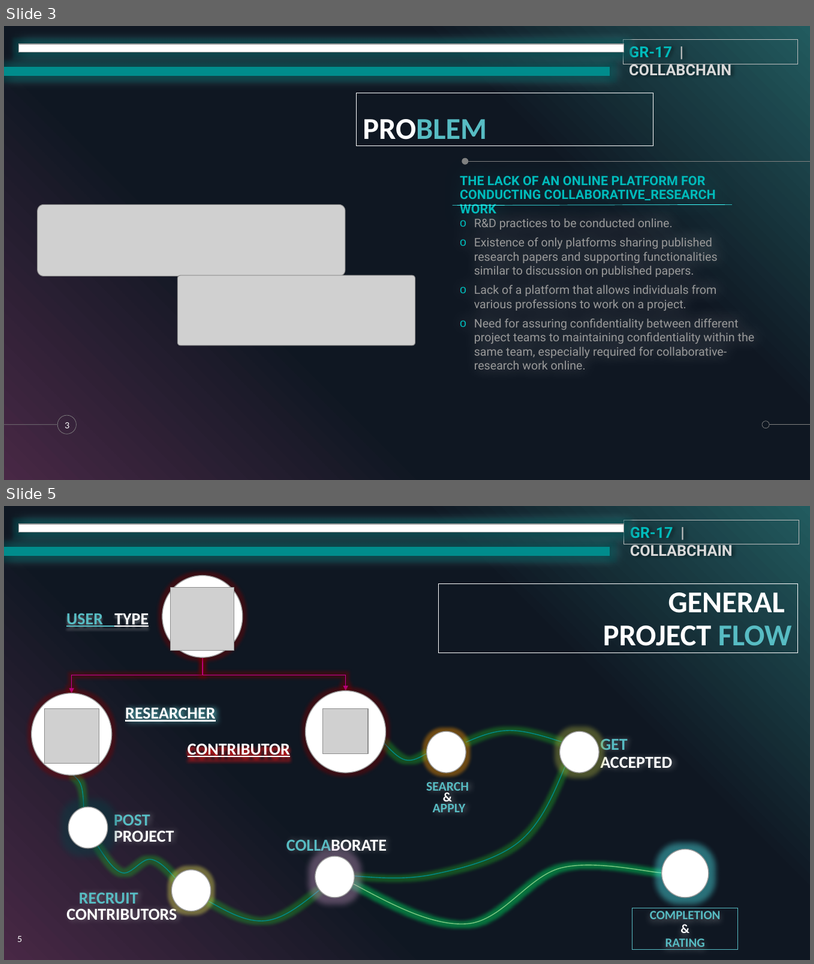
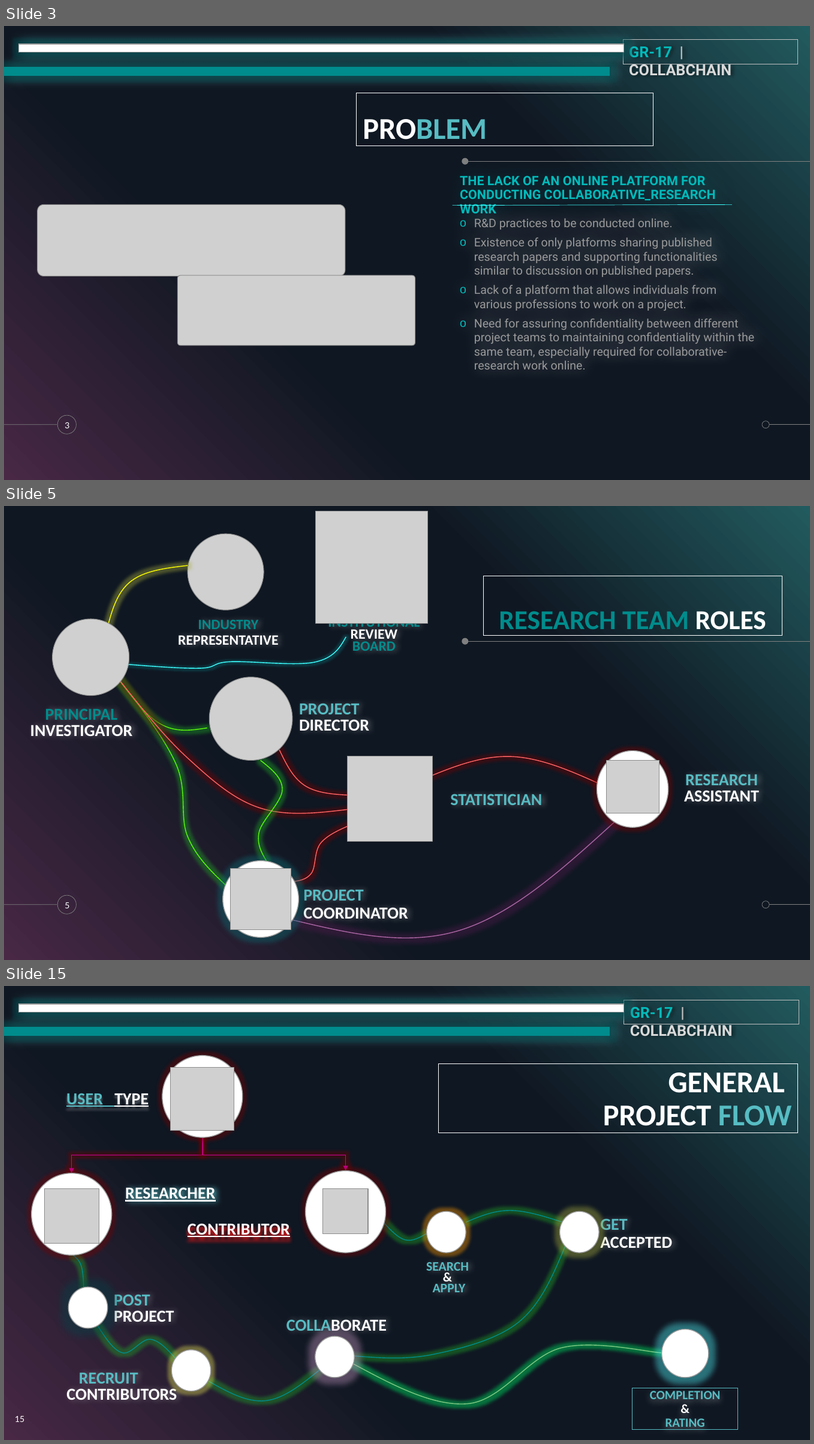
Before and after one commit to dhirajksharma/collabchain, a slide deck: Documents/Deliverables/SlideDeck/collabchain.pptx. Shown one above the other, each under a label of ours: slides 3 and 5 before the commit, slides 3, 5 and 15 after it; the slides between them are not shown. The pictures are 814x964 and 814x1444 pixels, drawn with LibreOffice and Linux fonts; fonts in the diff are those of the drawing; grey boxes stand for pictures. Boxes give left, top, right and bottom in pixels: in the first picture for what was removed or moved away, otherwise in the second. Text is boxed around its words. In the diff, an @@ line names an element or a change of style, - is before the commit and + after.

```diff
--- a/Documents/Deliverables/SlideDeck/collabchain.pptx
+++ b/Documents/Deliverables/SlideDeck/collabchain.pptx
@@ slide 5 added at box(4, 506, 810, 960), background #000000; not listed: 7 template elements that a slide beside it also shows @@
@@ picture added at box(316, 511, 428, 623) @@
@@ picture added at box(188, 534, 264, 610) @@
@@ freeform shape added at box(105, 565, 188, 639), outline #FFFF00 1 pt @@
@@ title added at box(484, 576, 783, 636), outline #FFFFFF 0.75 pt, 32.4 pt, text #008C8C, bold @@
+RESEARCH TEAM ROLES
@@ picture added at box(53, 619, 129, 696) @@
@@ text added at box(178, 619, 279, 645), 17 pt, text #FFFFFF, bold @@
+INDUSTRY
+REPRESENTATIVE
@@ text added at box(328, 623, 420, 651), 17 pt, text #008C8C, bold @@
+INSTITUTIONAL
+REVIEW
+BOARD
@@ freeform shape added at box(115, 637, 346, 668), outline #3DFFFF 1 pt @@
@@ freeform shape added at box(114, 673, 207, 730), outline #5BF80C 1 pt @@
@@ freeform shape added at box(114, 673, 226, 885), outline #5BF80C 1 pt @@
@@ freeform shape added at box(118, 677, 351, 813), outline #FF6464 1 pt @@
@@ picture added at box(210, 677, 293, 760) @@
@@ text added at box(299, 703, 369, 730), 20 pt, text #FFFFFF, bold @@
+PROJECT
+DIRECTOR
@@ text added at box(30, 709, 133, 736), 20 pt, text #FFFFFF, bold @@
+PRINCIPAL
+INVESTIGATOR
@@ freeform shape added at box(280, 750, 356, 795), outline #FF6464 1 pt @@
@@ picture added at box(348, 756, 433, 841) @@
@@ freeform shape added at box(421, 756, 606, 787), outline #FF6464 1 pt @@
@@ ellipse added at box(597, 750, 669, 827), fill #FFFFFF, outline #999999 1 pt @@
@@ freeform shape added at box(258, 760, 283, 861), outline #5BF80C 1 pt @@
@@ picture added at box(606, 760, 660, 813) @@
@@ text added at box(684, 774, 759, 801), 20 pt, text #FFFFFF, bold @@
+RESEARCH
+ASSISTANT
@@ text added at box(450, 793, 542, 805), 20 pt, text #57BCC3, bold @@
+STATISTICIAN
@@ freeform shape added at box(291, 822, 615, 937), outline #AA65A3 1 pt @@
@@ freeform shape added at box(291, 822, 358, 882), outline #FF6464 1 pt @@
@@ ellipse added at box(223, 861, 299, 937), fill #FFFFFF, outline #999999 1 pt @@
@@ picture added at box(230, 868, 291, 929) @@
@@ text added at box(303, 889, 408, 922), 20 pt, text #FFFFFF, bold @@
+PROJECT
+COORDINATOR
@@ page number added at box(65, 902, 69, 908), 10 pt, text #FFFFFF @@
+5
@@ what was slide 5 is now slide 15 @@
@@ page number at box(15, 1416, 24, 1422): text changed @@
-5
+15
```
Also in this commit, not shown: 1 slide changed, 10 other slides added, 1 slide removed, 1 other file.
